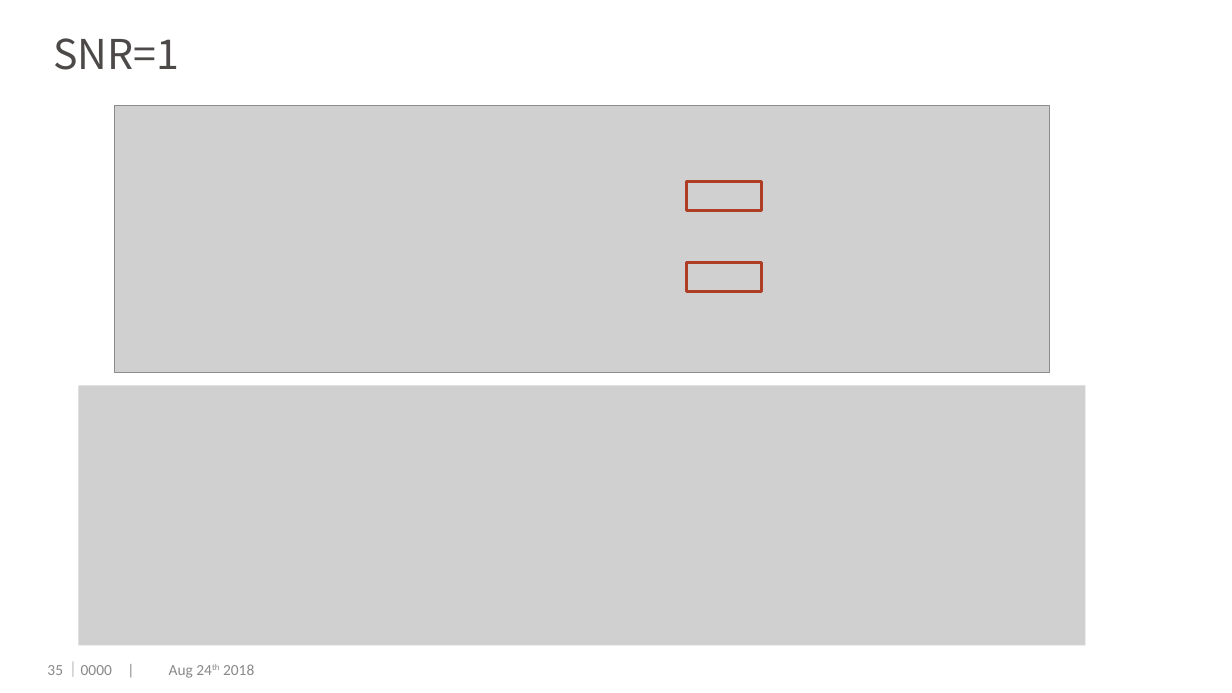
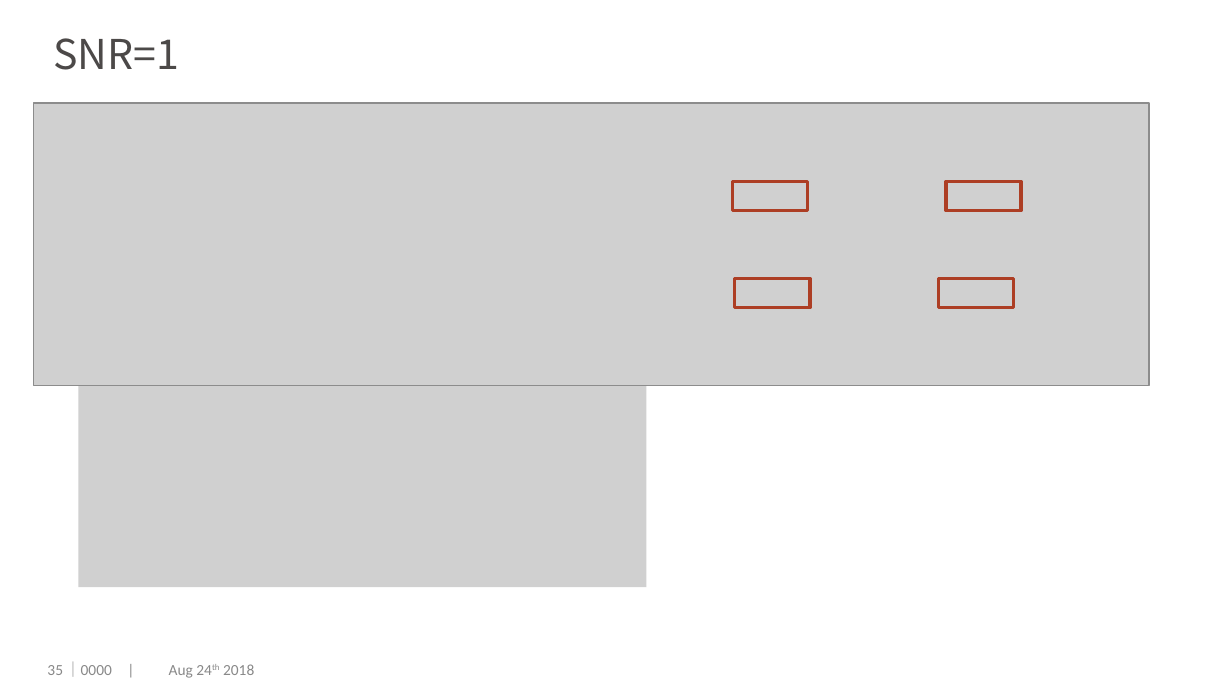
Before and after one commit to dengwx11/GroupLasso, a slide deck: slide 36 of manu & slides/Final.pptx. Drawn at 1232x693 pixels with LibreOffice and Linux fonts; fonts in the diff are those of the drawing; grey boxes stand for pictures; background and template pictures are left out. Boxes give left, top, right and bottom in pixels: in the first picture for what was removed or moved away, otherwise in the second. Text is boxed around its words. In the diff, an @@ line names an element or a change of style, - is before the commit and + after.

```diff
--- a/manu & slides/Final.pptx
+++ b/manu & slides/Final.pptx
@@ picture: place and size @@
-picture at (115,106,1048,373)
+picture at (33,103,1149,386)
@@ rectangle: place and size @@
-rectangle at (686,181,761,211)
+rectangle at (732,181,807,211)
@@ rectangle added at (946,181,1021,211), outline #AD3F25 2 pt @@
@@ rectangle: place and size @@
-rectangle at (686,262,761,292)
+rectangle at (734,278,809,308)
@@ rectangle added at (939,278,1014,308), outline #AD3F25 2 pt @@
@@ picture removed at (79,386,1085,646) @@
@@ picture added at (79,386,647,588) @@
```
Also in this commit, not shown: 9 other slides changed, 2 slides added, 5 slides removed, 17 other files.
